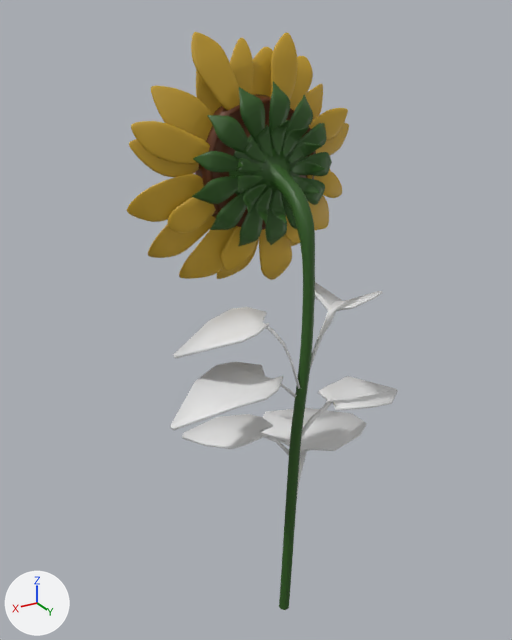
A saved change to the Blender file Plants/Sunflower.blend.
Rendered twice from a 50 mm camera at (4.43, 7.9, 5.71) aimed at (-0.03, 0.47, 1.99). Lighting does not change. The marker at lower left points along +X, +Y and +Z.
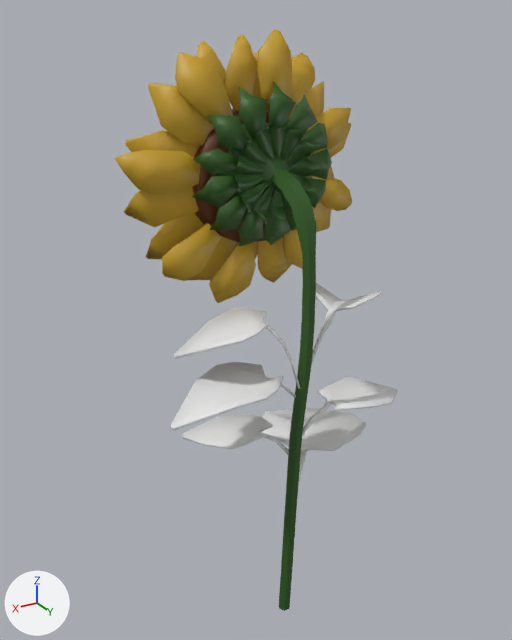
Commit message: Adding little tweaks before adding Unwarping

Diff of the bpy script that builds the scene:
```diff
--- a/Plants/Sunflower.blend.py
+++ b/Plants/Sunflower.blend.py
@@ me_circle_003 @@
 # used by ob_circle_001; location = (-0.24, 0.1, 3.95); rotation_euler = (1.588, -0.142, -0.0248), in degrees (91, -8.1, -1.4); scale = (0.816, 0.816, 0.816)
-me_circle_003.from_pydata(...)  # 77 vertices, 31 faces; spans x -1.7..2.11, y -1.71..1.99, z -0.16..0.06
+me_circle_003.from_pydata(...)  # 77 vertices, 31 faces; spans x -1.75..2.0, y -1.77..1.99, z -0.15..0.07
+# me_circle_003 part 1: the loose piece of 10 vertices spanning x -1.7..-0.85, y -0.47..0.04, z -0.16..-0.05 is moved by (-0.06, -0.04, 0.0)
+# me_circle_003 part 2: the loose piece of 10 vertices spanning x -1.05..-0.43, y -1.25..-0.49, z -0.15..0.02 is turned 4.5 degrees about the z axis through its middle, then moved by (-0.04, -0.11, 0.0)
+# me_circle_003 part 3: the loose piece of 8 vertices spanning x 0.59..1.44, y -1.1..-0.29, z -0.15..0.01 is turned -3.1 degrees about the z axis through its middle, then moved by (-0.05, -0.24, 0.0)
+# me_circle_003 part 4: the loose piece of 10 vertices spanning x -0.14..0.52, y -1.71..-0.77, z -0.15..-0.02 is turned 9.4 degrees about the z axis through its middle, then moved by (0.1, -0.09, 0.0)
+# me_circle_003 part 5: all 5 vertices in x 1.73..2.11, y 0.08..0.57, z -0.05..0.05 are moved by (-0.11, -0.11, 0.0)
+# me_circle_003 part 6: the 1 vertex in x 1.12, y 0.4, z -0.12 is moved by (-0.02, 0.04, 0.0)
+# me_circle_003 part 7: the 1 vertex in x 1.56, y -0.02, z -0.1 is moved by (0.0, -0.08, 0.0)
+# me_circle_003 part 8: 6 of 77 vertices moved; they spanned x 0.71..1.29, y 1.28..1.8, z -0.09..0.06 and now span x 0.64..1.18, y 1.17..1.65, z -0.08..0.07; mean shift (-0.1, -0.13, 0.0); largest move (0.83, 1.71, 0.0) -> (0.72, 1.56, 0.0)
 me_circle_003.materials.append(mat_material_001)
@@ ob_beziercurve @@
 ob_beziercurve.rotation_euler = (-0.0000151, -1.58, 1.571)  # degrees (0, -91, 90)
-_m = ob_beziercurve.modifiers.new('Subdivision', 'SUBSURF')
-_m.levels = 0
@@ ob_circle_001 @@
 ob_circle_001 = bpy.data.objects.new('Circle.001', me_circle_003)
-ob_circle_001.location = (-0.24, 0.1, 3.95)
-ob_circle_001.rotation_euler = (1.588, -0.142, -0.0248)  # degrees (91, -8.1, -1.4)
-ob_circle_001.scale = (0.816, 0.816, 0.816)
+ob_circle_001.location = (-0.17, 0.1, 3.77)
+ob_circle_001.rotation_euler = (1.586, -0.0618, -0.0246)  # degrees (91, -3.5, -1.4)
+ob_circle_001.scale = (0.895, 0.895, 0.895)
 _m = ob_circle_001.modifiers.new('Solidify', 'SOLIDIFY')
 _m.thickness = 0.054
-_m = ob_circle_001.modifiers.new('Subdivision', 'SUBSURF')
-_m.levels = 0
@@ ob_circle_002 @@
 ob_circle_002 = bpy.data.objects.new('Circle.002', me_circle_004)
-ob_circle_002.location = (-0.24, 0.03, 3.95)
+ob_circle_002.location = (-0.1, 0.03, 3.82)
 ob_circle_002.rotation_euler = (1.571, -0.0193, 0.0)  # degrees (90, -1.1, 0)
@@ ob_circle_003 @@
 _m = ob_circle_003.modifiers.new('Solidify', 'SOLIDIFY')
 _m.thickness = 0.054
-_m = ob_circle_003.modifiers.new('Subdivision', 'SUBSURF')
-_m.levels = 0
@@ ob_pellet_002 @@
 ob_pellet_002.scale = (0.892, 0.892, 0.892)
-_m = ob_pellet_002.modifiers.new('Subdivision', 'SUBSURF')
-_m.levels = 0
 _m = ob_pellet_002.modifiers.new('Solidify', 'SOLIDIFY')
```

Location of each change, (x1, y1, x2, y2) in pixels of the pictures (512 x 640 px; the box of a moved part takes in the faces that stretch with it):
'Circle.001', reshaped, moved, turned, rescaled, modifiers changed
    before: (131, 32, 348, 271)
    after: (114, 29, 352, 303)
'Circle.003', modifiers changed
    before: (127, 38, 349, 280)
    after: (124, 35, 351, 283)
'Pellet.002', modifiers changed
    both: (192, 81, 332, 246)
'BezierCurve', modifiers changed (15% wider)
    before: (229, 135, 315, 610)
    after: (217, 122, 316, 611)
'Circle.002', moved
    before: (195, 94, 316, 230)
    after: (192, 109, 312, 242)
part 1 of me_circle_003, moved or reshaped
    before: (307, 171, 342, 198)
    after: (319, 178, 352, 211)
part 2 of me_circle_003, moved or reshaped
    before: (285, 216, 300, 244)
    after: (283, 229, 302, 269)
part 3 of me_circle_003, moved or reshaped
    before: (167, 197, 216, 233)
    after: (162, 223, 221, 281)
part 4 of me_circle_003, moved or reshaped
    before: (221, 226, 256, 271)
    after: (209, 243, 256, 303)
part 5 of me_circle_003, moved or reshaped
    before: (131, 121, 156, 152)
    after: (114, 150, 145, 189)
part 6 of me_circle_003, moved or reshaped
    before: (190, 136, 210, 164)
    after: (181, 152, 201, 193)
part 7 of me_circle_003, moved or reshaped
    before: (149, 121, 195, 164)
    after: (139, 150, 185, 194)
part 8 of me_circle_003, moved or reshaped
    before: (191, 32, 237, 95)
    after: (175, 52, 227, 111)
